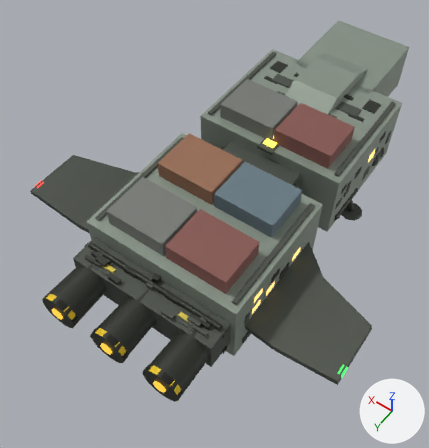
Two versions of the glTF model ref/glb/freighter-m.glb, one commit apart.
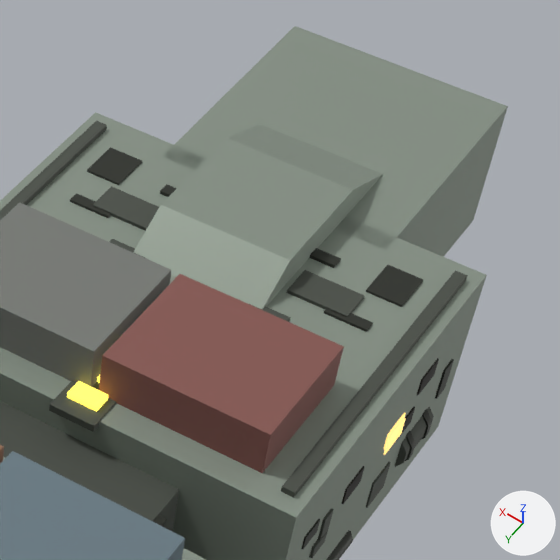
The first picture shows the older version from a 50 mm camera at (-3.52, 6.46, 9.18) aimed at (0.35, 1.05, 0.67). The close-ups show the older and then the newer version on the part from 56% to 99% of the width and 3% to 44% of the height of that picture. Only the edits that show in the close-ups are written down. The axes (+X, +Y, +Z) are drawn at lower right. The lights are the same throughout. Where no turn or scale is listed for an object, it has been applied to the vertices. Vertices at exactly the same position are counted once.

Objects in the first close-up: 'canopyFairing', 'cargoContainer0_0L', 'cargoContainer0_0R', 'cargoContainer1_1L', 'cargoRail0Left', 'cargoRail0Right', 'freighterShiphullMainGreebleTop0L', 'freighterShiphullMainGreebleTop2L', 'freighterShiphullMainGreebleTop2R', 'freighterShiphullMainGreebleTop5L', 'freighterShiphullMainGreebleTop5R', 'freighterShiphullMainGreebleTop6L', 'freighterShiphullMainGreebleTop6R', 'freighterShiphullMainGreebleTop9L', 'freighterShiphullMainGreebleTop9R', 'gantry0', 'hullMain', 'hullNose', 'iffLampDorsal0', 'iffLampDorsal1', 'iffPlinthDorsal' and 18 more.
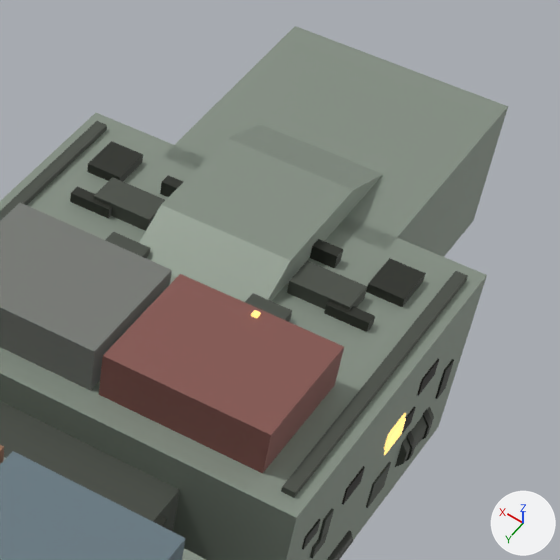
The newer file is also turned or shifted as a whole; pictures and numbers use the older file's frame.

Pixel boxes (x1, y1, x2, y2) of what changed, in the close-ups (560 x 560 px):
'freighterShiphullMainGreebleTop9L', moved: before (287, 270, 365, 317); after (287, 261, 367, 310)
'freighterShiphullMainGreebleTop9R', moved: before (93, 186, 159, 231); after (94, 177, 165, 231)
'freighterShiphullMainGreebleTop5L', moved: before (366, 265, 423, 307); after (366, 258, 426, 307)
'freighterShiphullMainGreebleTop5R', moved: before (87, 147, 142, 185); after (87, 141, 143, 181)
'iffPlinthDorsal', deleted: before (49, 381, 117, 432)
'freighterShiphullMainGreebleTop6L', moved: before (324, 308, 373, 332); after (324, 301, 375, 332)
'iffLampDorsal0', deleted: before (67, 381, 108, 412)
'freighterShiphullMainGreebleTop6R', moved: before (70, 193, 111, 218); after (70, 186, 112, 218)
'freighterShiphullMainGreebleTop0L', moved: before (309, 248, 341, 268); after (310, 239, 343, 268)
'freighterShiphullMainGreebleTop2L', moved (mostly hidden before): before (250, 304, 291, 322); after (245, 293, 292, 322)
'freighterShiphullMainGreebleTop2R', moved (mostly hidden before): before (109, 239, 145, 258); after (106, 232, 151, 258)
'antennaTipLamp', added: after (251, 310, 261, 318)
'iffLampDorsal1', deleted (mostly hidden): before (97, 375, 100, 383)

Diff of the bpy script that builds the scene:
```diff
--- a/ref/glb/freighter-m.glb.py
+++ b/ref/glb/freighter-m.glb.py
@@ me_mesh_169 @@
-me_mesh_169.from_pydata(...)  # 8 vertices, 12 faces; spans x -0.106..0.106, y -0.041..0.041, z -0.071..0.071
+me_mesh_169.from_pydata(...)  # 8 vertices, 12 faces; spans x -0.108..0.104, y -0.041..0.041, z 0.0..0.142
+# me_mesh_169 part 1: the whole mesh is moved by (-0.002, 0.0, 0.071)
 me_mesh_169.materials.append(mat_enginehousing)
@@ me_mesh_173 @@
-me_mesh_173.from_pydata(...)  # 8 vertices, 12 faces; spans x -0.133..0.133, y -0.123..0.123, z -0.055..0.055
+me_mesh_173.from_pydata(...)  # 8 vertices, 12 faces; spans x -0.135..0.131, y -0.123..0.123, z 0.0..0.111
+# me_mesh_173 part 2: the whole mesh is moved by (-0.002, 0.0, 0.055)
 me_mesh_173.materials.append(mat_hullpanel)
@@ me_mesh_174 @@
-me_mesh_174.from_pydata(...)  # 8 vertices, 12 faces; spans x -0.133..0.133, y -0.123..0.123, z -0.055..0.055
+me_mesh_174.from_pydata(...)  # 8 vertices, 12 faces; spans x -0.135..0.131, y -0.123..0.123, z 0.0..0.111
+# me_mesh_174 part 3: the whole mesh is moved by (-0.002, 0.0, 0.055)
 me_mesh_174.materials.append(mat_hullpanel)
@@ me_mesh_179 @@
-me_mesh_179.from_pydata(...)  # 8 vertices, 12 faces; spans x -0.12..0.12, y -0.143..0.143, z -0.049..0.049
+me_mesh_179.from_pydata(...)  # 8 vertices, 12 faces; spans x -0.122..0.117, y -0.143..0.143, z 0.0..0.099
+# me_mesh_179 part 4: the whole mesh is moved by (-0.002, 0.0, 0.049)
 me_mesh_179.materials.append(mat_enginehousing)
@@ me_mesh_180 @@
-me_mesh_180.from_pydata(...)  # 8 vertices, 12 faces; spans x -0.12..0.12, y -0.143..0.143, z -0.049..0.049
+me_mesh_180.from_pydata(...)  # 8 vertices, 12 faces; spans x -0.122..0.117, y -0.143..0.143, z 0.0..0.099
+# me_mesh_180 part 5: the whole mesh is moved by (-0.002, 0.0, 0.049)
 me_mesh_180.materials.append(mat_enginehousing)
@@ me_mesh_181 @@
-me_mesh_181.from_pydata(...)  # 8 vertices, 12 faces; spans x -0.142..0.142, y -0.039..0.039, z -0.053..0.053
+me_mesh_181.from_pydata(...)  # 8 vertices, 12 faces; spans x -0.144..0.139, y -0.039..0.039, z 0.0..0.107
+# me_mesh_181 part 6: the whole mesh is moved by (-0.002, 0.0, 0.053)
 me_mesh_181.materials.append(mat_enginehousing)
@@ me_mesh_182 @@
-me_mesh_182.from_pydata(...)  # 8 vertices, 12 faces; spans x -0.142..0.142, y -0.039..0.039, z -0.053..0.053
+me_mesh_182.from_pydata(...)  # 8 vertices, 12 faces; spans x -0.144..0.139, y -0.039..0.039, z 0.0..0.107
+# me_mesh_182 part 7: the whole mesh is moved by (-0.002, 0.0, 0.053)
 me_mesh_182.materials.append(mat_enginehousing)
@@ me_mesh_187 @@
-me_mesh_187.from_pydata(...)  # 8 vertices, 12 faces; spans x -0.201..0.201, y -0.112..0.112, z -0.072..0.072
+me_mesh_187.from_pydata(...)  # 8 vertices, 12 faces; spans x -0.204..0.199, y -0.112..0.112, z 0.0..0.143
+# me_mesh_187 part 8: the whole mesh is moved by (-0.002, 0.0, 0.072)
 me_mesh_187.materials.append(mat_hullpanel)
@@ me_mesh_188 @@
-me_mesh_188.from_pydata(...)  # 8 vertices, 12 faces; spans x -0.201..0.201, y -0.112..0.112, z -0.072..0.072
+me_mesh_188.from_pydata(...)  # 8 vertices, 12 faces; spans x -0.204..0.199, y -0.112..0.112, z 0.0..0.143
+# me_mesh_188 part 9: the whole mesh is moved by (-0.002, 0.0, 0.072)
 me_mesh_188.materials.append(mat_hullpanel)
@@ ob_iffplinthdorsal @@
-ob_iffplinthdorsal = bpy.data.objects.new('iffPlinthDorsal', me_mesh_153)
@@ ob_ifflampdorsal0 @@
-ob_ifflampdorsal0 = bpy.data.objects.new('iffLampDorsal0', me_mesh_154)
@@ ob_ifflampdorsal1 @@
-ob_ifflampdorsal1 = bpy.data.objects.new('iffLampDorsal1', me_mesh_155)
@@ ob_antennatiplamp @@
+ob_antennatiplamp = bpy.data.objects.new('antennaTipLamp', me_mesh_225_1)  # a box spanning x -0.02..0.02, y -0.02..0.02, z -0.0175..0.0175; in mat_cabinlight (brown #3a2f18, glowing orange #f2c877)
+ob_antennatiplamp.location = (-0.562, -0.965, 2.251)
```
